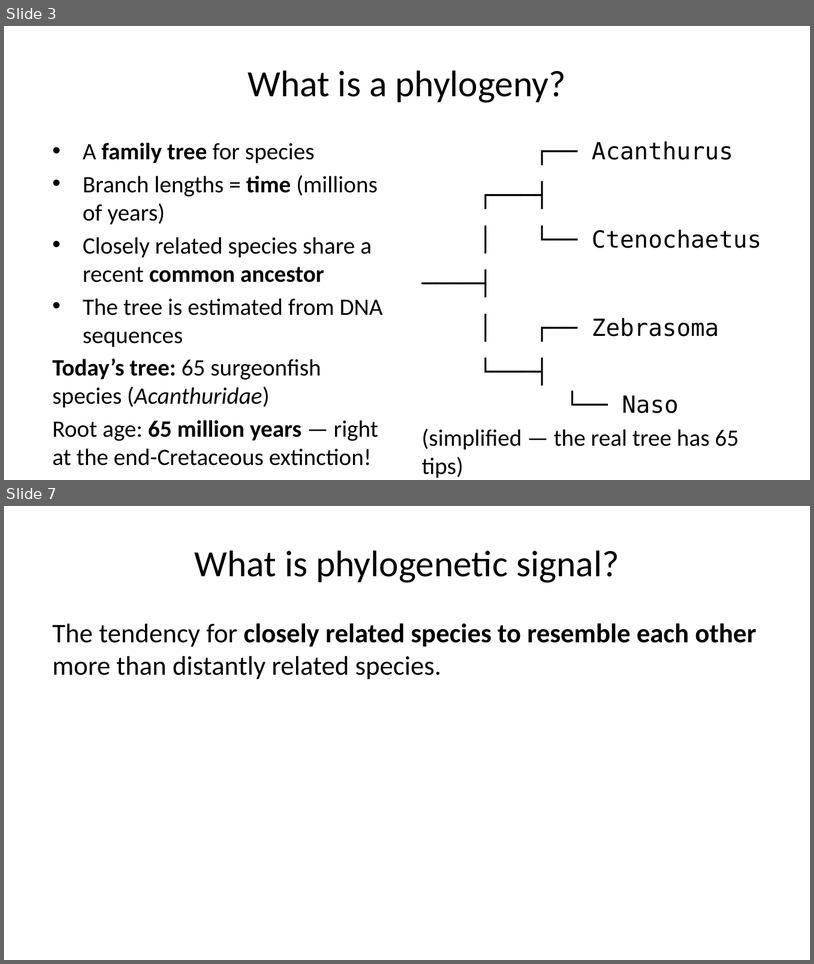
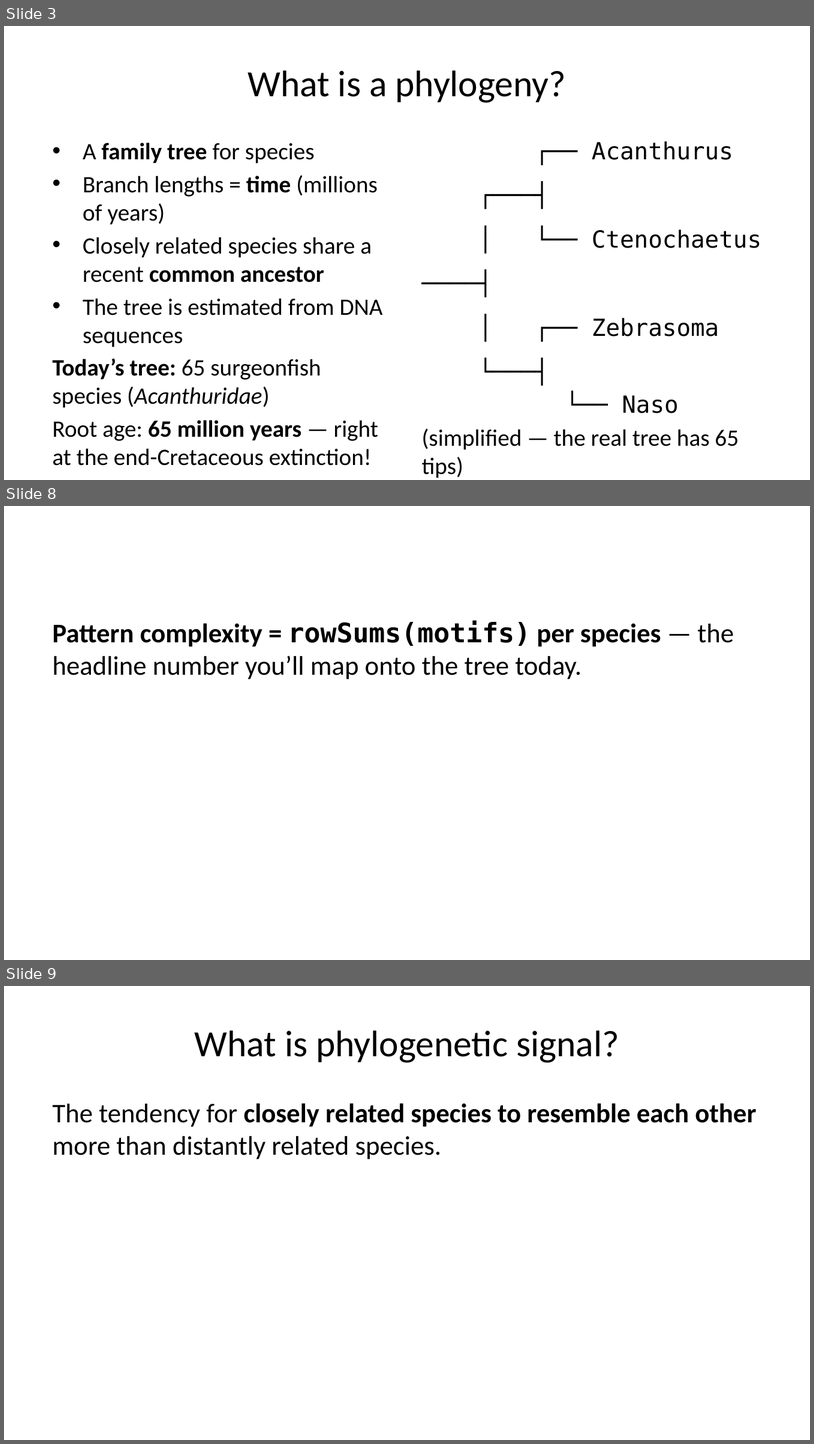
Before and after one commit to michaelalfaro/eeb187-demos, a slide deck: slides/demo7-intro-slides.pptx. Shown one above the other, each under a label of ours: slides 3 and 7 before the commit, slides 3, 8 and 9 after it; the slides between them are not shown. The pictures are 814x964 and 814x1444 pixels, drawn with LibreOffice and Linux fonts; fonts in the diff are those of the drawing. Boxes give left, top, right and bottom in pixels: in the first picture for what was removed or moved away, otherwise in the second. Text is boxed around its words. In the diff, an @@ line names an element or a change of style, - is before the commit and + after.

```diff
--- a/slides/demo7-intro-slides.pptx
+++ b/slides/demo7-intro-slides.pptx
@@ slide 8 added at [4, 506, 810, 960], background #FFFFFF @@
@@ text added at [53, 621, 734, 679], 24 pt, text #000000 @@
+Pattern complexity = rowSums(motifs) per species — the headline number you’ll map onto the tree today.
@@ what was slide 7 is now slide 9 @@
```
Also in this commit, not shown: 4 other slides added, 3 slides removed, 29 other files.
